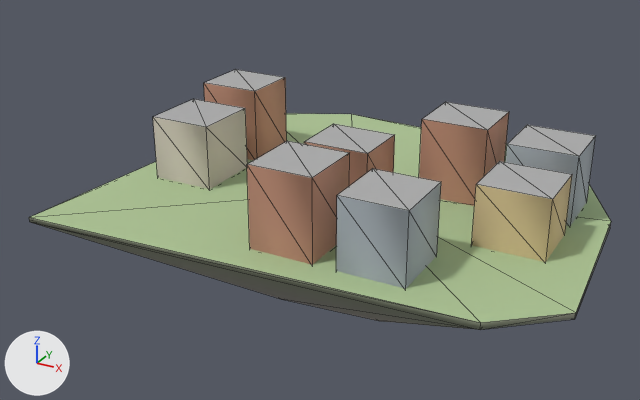
Renders of the glTF model godot_project/remake/sky/islands/SKY-003.lod2.glb from each side of a commit.
Both versions are drawn from a 50 mm lens placed at (108.9, -211.8, 100.5), pointed at (-5.1, -4.5, -3.1). The lights are fixed; the arrows at lower left show +X, +Y and +Z. The older version comes first. Mesh edges are drawn as thin lines. Vertices at exactly the same position are counted once.

Names of what the first picture shows: 'buildings', 'deck', 'rock'.
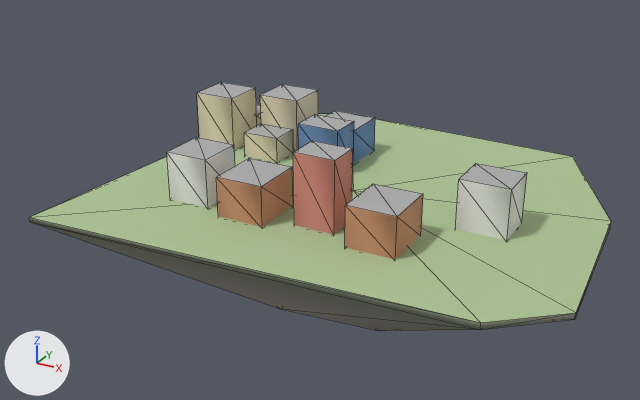
The change, as JSON lines over the scene's bpy script:
```json
{"block": "me_buildings", "where": "# used by ob_buildings; location = (0.0, 0.0, 0.0)"}
{"op": "remove", "block": "me_buildings", "code": "me_buildings.from_pydata(...)  # 64 vertices, 80 faces; spans x -52.5..64.5, y -45.8..24.2, z -0.5..22.6"}
{"op": "add", "block": "me_buildings", "code": "me_buildings.from_pydata(...)  # 88 vertices, 110 faces; spans x -58.8..52.5, y -33.7..34.8, z -0.5..20.5"}
{"block": "me_buildings", "change": "me_buildings part 1: the loose piece of 8 vertices spanning x -2.5..15.5, y -45.8..-26.8, z -0.5..22.6 is scaled about its middle by (0.667, 0.526, 0.907), then moved by (-0.2, 12.8, -1.1)"}
{"block": "me_buildings", "change": "me_buildings part 2: the loose piece of 8 vertices spanning x -52.5..-33.5, y 6.2..24.2, z -0.5..22.6 is scaled about its middle by (0.711, 0.778, 0.769), then moved by (10.1, 10.4, -2.7)"}
{"block": "me_buildings", "change": "me_buildings part 3: the loose piece of 8 vertices spanning x -52.5..-33.5, y -19.3..0.7, z -0.5..19.0 is scaled about its middle by (0.632, 0.5, 0.422), then moved by (9.4, 22.9, -5.6)"}
{"block": "me_buildings", "change": "me_buildings part 4: the loose piece of 8 vertices spanning x -3.5..15.5, y -16.3..0.7, z -0.5..18.9 is scaled about its middle by (0.711, 0.824, 0.918), then moved by (-58.1, 25.6, -0.8)"}
{"block": "me_buildings", "change": "me_buildings part 5: the loose piece of 8 vertices spanning x 21.0..40.0, y 6.2..24.2, z -0.5..22.6 is scaled about its middle by (0.632, 0.556, 0.354), then moved by (-81.8, 14.6, -7.5)"}
{"block": "me_buildings", "change": "me_buildings part 6: the loose piece of 8 vertices spanning x 45.5..64.5, y 6.2..24.2, z -0.5..19.6 is scaled about its middle by (0.763, 0.833, 0.566), then moved by (-68.2, 10.7, -4.4)"}
{"block": "me_buildings", "change": "me_buildings part 7: the loose piece of 8 vertices spanning x 45.5..64.5, y -17.3..0.7, z -0.5..16.6 is scaled about its middle by (0.711, 0.583, 0.851), then moved by (-67.7, 21.4, -1.3)"}
{"block": "me_buildings", "change": "me_buildings part 8: the loose piece of 8 vertices spanning x 22.0..40.0, y -45.8..-26.8, z -0.5..19.6 is scaled about its middle by (0.778, 0.684, 0.725), then moved by (14.5, 32.5, -2.8)"}
{"block": "me_buildings", "change": "me_buildings part 9: the loose piece of 8 vertices spanning x -52.5..-33.5, y -19.3..0.7, z -0.5..19.0 is copied, and the copy is scaled about its middle by (0.684, 0.7, 0.751), then moved by (10.4, -14.2, -2.4); it spans x -39.1..-26.1, y -30.5..-16.5, z -0.5..14.1"}
{"block": "me_buildings", "change": "me_buildings part 10: the loose piece of 8 vertices spanning x -2.5..15.5, y -45.8..-26.8, z -0.5..22.6 is copied, and the copy is scaled about its middle by (0.778, 0.842, 0.518), then moved by (-19.9, 10.6, -5.6); it spans x -20.4..-6.4, y -33.7..-17.7, z -0.5..11.5"}
{"block": "me_buildings", "change": "me_buildings part 11: the loose piece of 8 vertices spanning x 22.0..40.0, y -45.8..-26.8, z -0.5..19.6 is copied, and the copy is scaled about its middle by (0.778, 0.842, 0.596), then moved by (-6.0, 10.6, -4.1); it spans x 18.0..32.0, y -33.7..-17.7, z -0.5..11.5"}
```

Where the change shows, as pixel boxes (x1, y1, x2, y2) in the pictures (640 x 400 px; the box of a moved part takes in the faces that stretch with it):
```json
{"object": "buildings", "change": "reshaped", "before": [153, 70, 595, 289], "after": [167, 82, 527, 260], "on screen": "19% narrower, 19% shorter"}
{"part": 1, "of": "me_buildings", "change": "moved or reshaped", "before": [247, 141, 350, 265], "after": [293, 141, 353, 234]}
{"part": 2, "of": "me_buildings", "change": "moved or reshaped", "before": [204, 70, 287, 160], "after": [260, 84, 318, 152]}
{"part": 3, "of": "me_buildings", "change": "moved or reshaped", "before": [153, 99, 247, 189], "after": [244, 124, 293, 162]}
{"part": 4, "of": "me_buildings", "change": "moved or reshaped", "before": [304, 124, 395, 186], "after": [197, 82, 257, 149]}
{"part": 5, "of": "me_buildings", "change": "moved or reshaped", "before": [419, 102, 509, 206], "after": [256, 105, 261, 126], "on screen": "mostly hidden afterwards"}
{"part": 6, "of": "me_buildings", "change": "moved or reshaped", "before": [505, 125, 595, 226], "after": [327, 111, 375, 164]}
{"part": 7, "of": "me_buildings", "change": "moved or reshaped", "before": [471, 161, 572, 262], "after": [298, 114, 354, 153]}
{"part": 8, "of": "me_buildings", "change": "moved or reshaped", "before": [336, 169, 441, 289], "after": [455, 163, 527, 240]}
{"part": 9, "of": "me_buildings", "change": "added", "after": [167, 137, 235, 208]}
{"part": 10, "of": "me_buildings", "change": "added", "after": [216, 158, 293, 227]}
{"part": 11, "of": "me_buildings", "change": "added", "after": [345, 184, 423, 260]}
```
